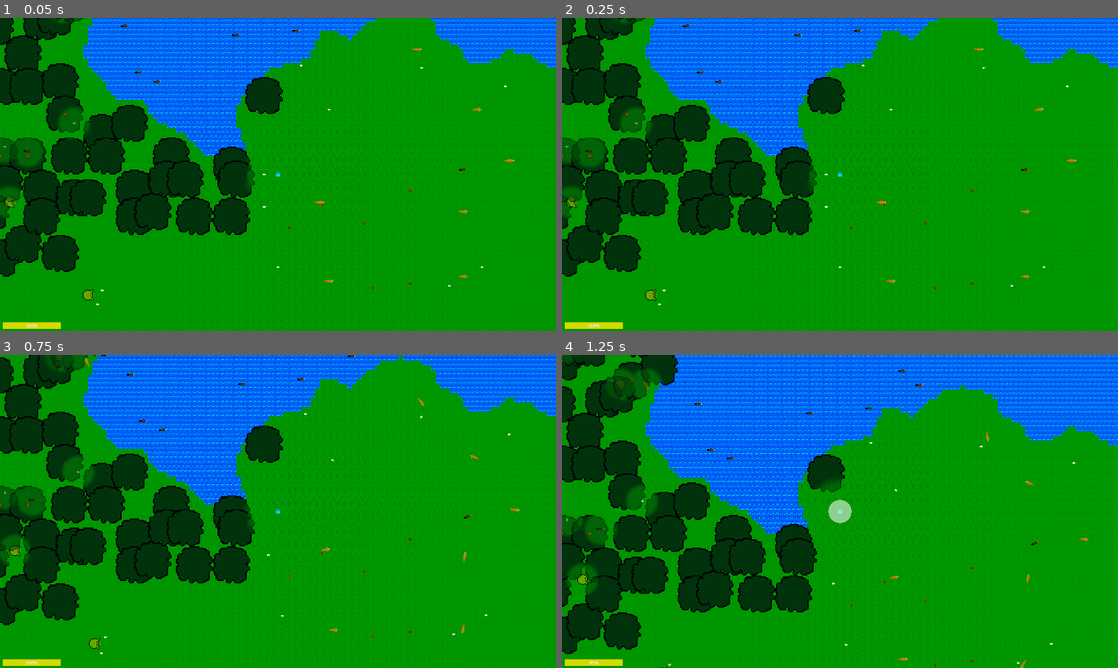
Above: before the commit, frames 1-4 (two rows, left to right).
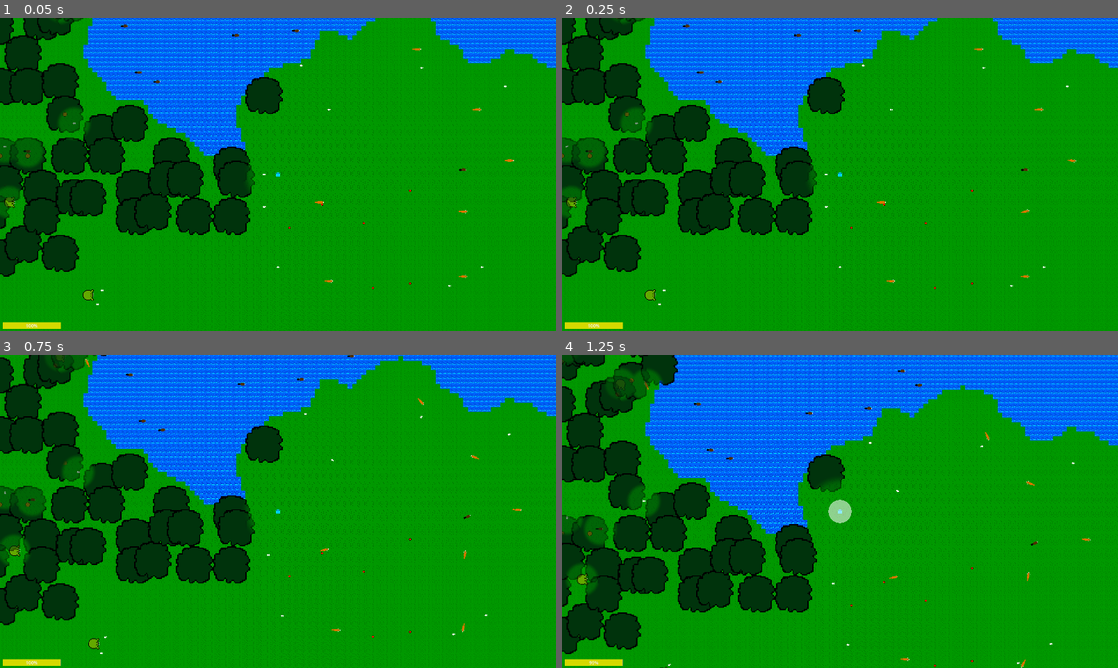
Above: after the commit, the same moments.

Repository: Kyhel/lost-in-pixels
Game: Godot game, scene res://scenes/game.tscn
Two runs of this game, one before a commit and one after it. Both use one fixed random seed, a clock stepped at 60 frames per second and the inputs below.
Inputs:
- Up to frame 1 (0.05 s): no input
- Up to frame 2 (0.25 s): no input
- Up to frame 3 (0.75 s): hold Up (ui_up) from 0.53 s (still down); hold F (attack) from 0.53 s (still down)
- Up to frame 4 (1.25 s): keep holding Up (ui_up); keep holding F (attack)

Frame 1 is identical in both runs. In frame 2, less than 0.1% of the frame differs, in the area x 0-93%, y 5-91%; in frame 3, 0.1%; in frame 4, 0.2%, in the area x 0-96%, y 4-100%.

Commit message:
Cache behavior trees

Diff:
--- a/ai/ai_root.gd
+++ b/ai/ai_root.gd
@@ -43,13 +43,36 @@
 		current_tree.tick(self.get_parent(), delta)
 
 func switch_behavior_tree(tree_scene: PackedScene):
+	if tree_scene == null:
+		return
 
 	if current_tree:
-		current_tree.queue_free()
+		if current_tree.get_parent() == self:
+			remove_child(current_tree)
 
-	current_tree = tree_scene.instantiate()
+	var cache_key: String = _get_tree_cache_key(tree_scene)
+	var cached_tree = tree_cache.get(cache_key, null)
+	var is_reused := false
 
-	add_child(current_tree)
+	if cached_tree != null and is_instance_valid(cached_tree):
+		current_tree = cached_tree
+		is_reused = true
+	else:
+		current_tree = tree_scene.instantiate()
+		tree_cache[cache_key] = current_tree
+
+	if current_tree.get_parent() != self:
+		add_child(current_tree)
+
+	if is_reused and current_tree.has_method("reset"):
+		current_tree.reset()
+
+func _get_tree_cache_key(tree_scene: PackedScene) -> String:
+	var path: String = tree_scene.resource_path
+	if path.is_empty():
+		# Fallback for in-memory scenes with no resource path.
+		return "instance_%s" % tree_scene.get_instance_id()
+	return path
 
 func on_goal_changed(old_goal: Goal, new_goal: Goal):
 
